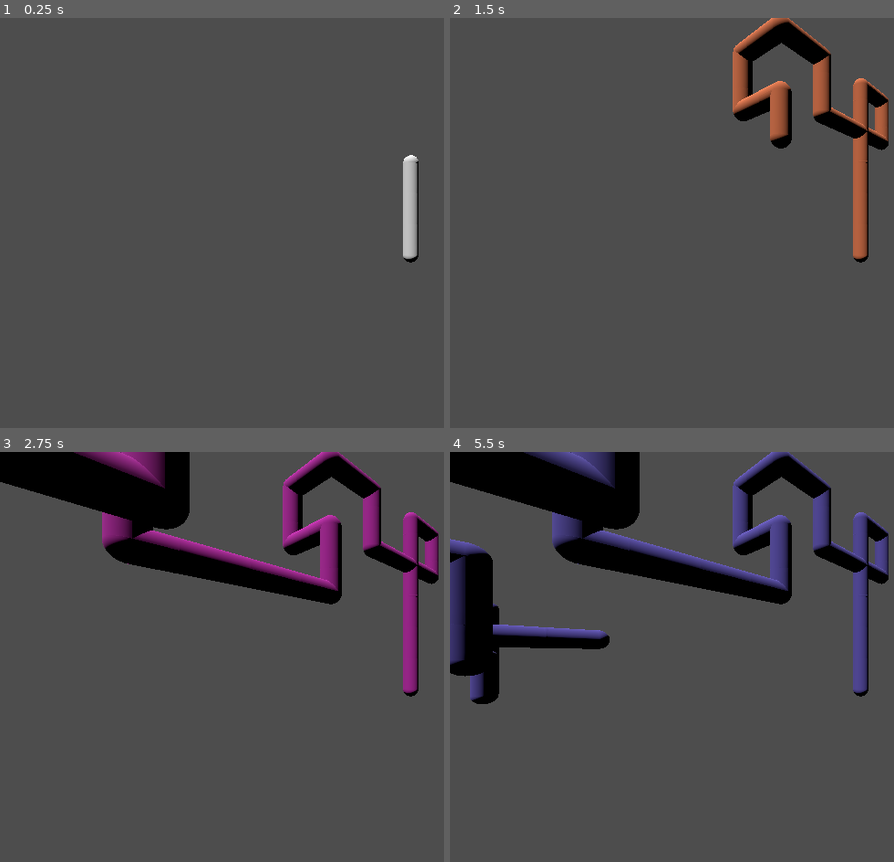
Above: before the commit, frames 1-4 (two rows, left to right).
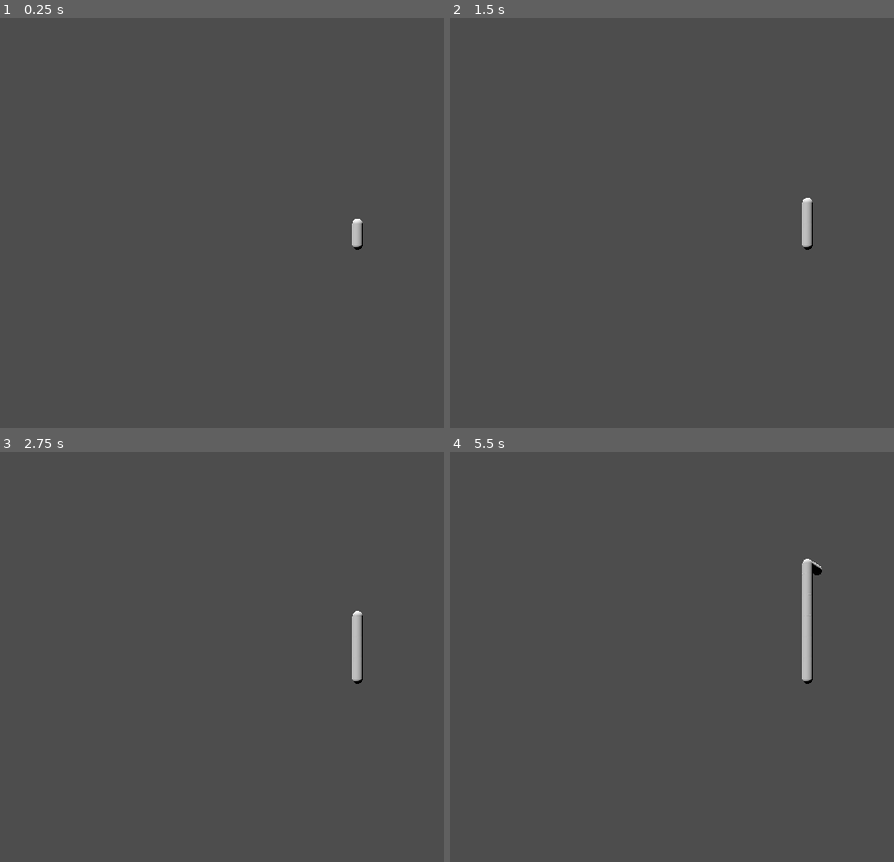
Above: after the commit, the same moments.

Repository: erikslatter/3D-Pipes
Game: Godot game, scene res://World.tscn
The game is run twice, just before and just after one commit, with the same random seed, the same clock (stepped at 60 frames per second) and the same inputs.
Inputs:
- Up to frame 1 (0.25 s): no input
- Up to frame 2 (1.5 s): no input
- Up to frame 3 (2.75 s): no input
- Up to frame 4 (5.5 s): tap Enter at 2.75 s

The runs differ from the first frame. In frame 1, 1.0% of the frame differs, in the area x 79-95%, y 33-60%; in frame 2, 6.2%; in frame 3, 17%; in frame 4, 22%, in the area x 0-99%, y 0-62%.

Commit message:
classic pipes fixed

Diff:
--- a/World.tscn
+++ b/World.tscn
@@ -15,12 +15,11 @@
 [node name="PipeSegment A" parent="." instance=ExtResource("2_1mt7f")]
 
 [node name="Timer" type="Timer" parent="."]
-wait_time = 0.085
 
 [node name="DirectionalLight3D" type="DirectionalLight3D" parent="."]
 transform = Transform3D(1, 0, 0, 0, 0.5, 0.866025, 0, -0.866025, 0.5, 0, 10, 0)
 
 [node name="Camera3D" type="Camera3D" parent="."]
-transform = Transform3D(0.756287, 0, 0.65424, 0, 1, 0, -0.65424, 0, 0.756287, 9.14687, 1.075, 15.2382)
+transform = Transform3D(0.875641, 0, 0.482962, 0, 1, 0, -0.482962, 0, 0.875641, 13.0106, 1.075, 22.2433)
 
 [connection signal="timeout" from="Timer" to="." method="_on_timer_timeout"]
Not shown, added: Exports/Web/1/3D Pipes 1.apple-touch-icon.png.import
Not shown, added: Exports/Web/1/3D Pipes 1.icon.png.import
Not shown, added: Exports/Web/1/3D Pipes 1.png.import
Not shown, added: Exports/Web/1/3D Pipes 1.apple-touch-icon.png
Not shown, added: Exports/Web/1/3D Pipes 1.audio.worklet.js
Not shown, added: Exports/Web/1/3D Pipes 1.html
Not shown, added: Exports/Web/1/3D Pipes 1.icon.png
Not shown, added: Exports/Web/1/3D Pipes 1.js
Not shown, added: Exports/Web/1/3D Pipes 1.pck
Not shown, added: Exports/Web/1/3D Pipes 1.png
Not shown, added: Exports/Web/1/3D Pipes 1.wasm
Not shown, added: Exports/Web/1/3D Pipes 1.worker.js
(and 2 more such lines)
